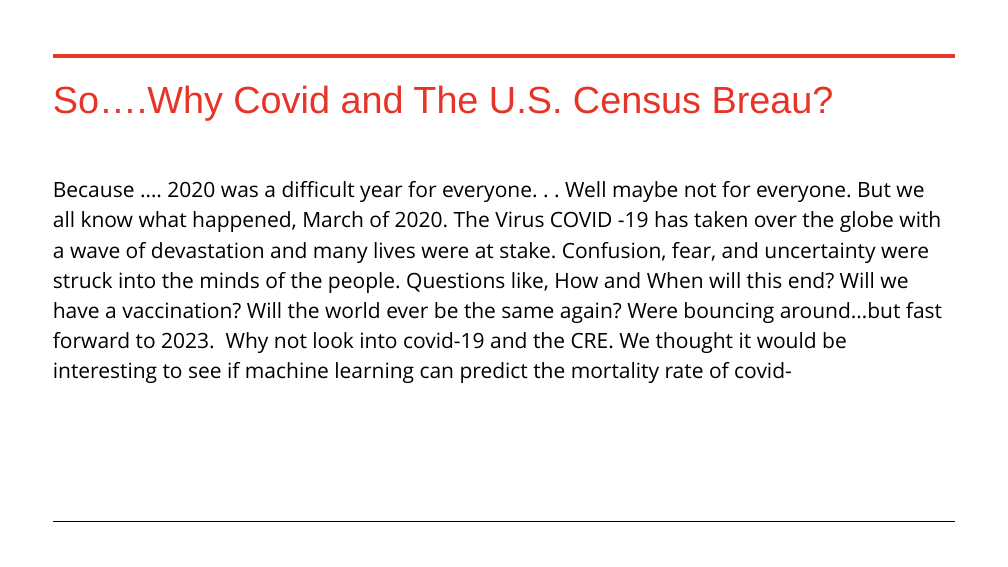
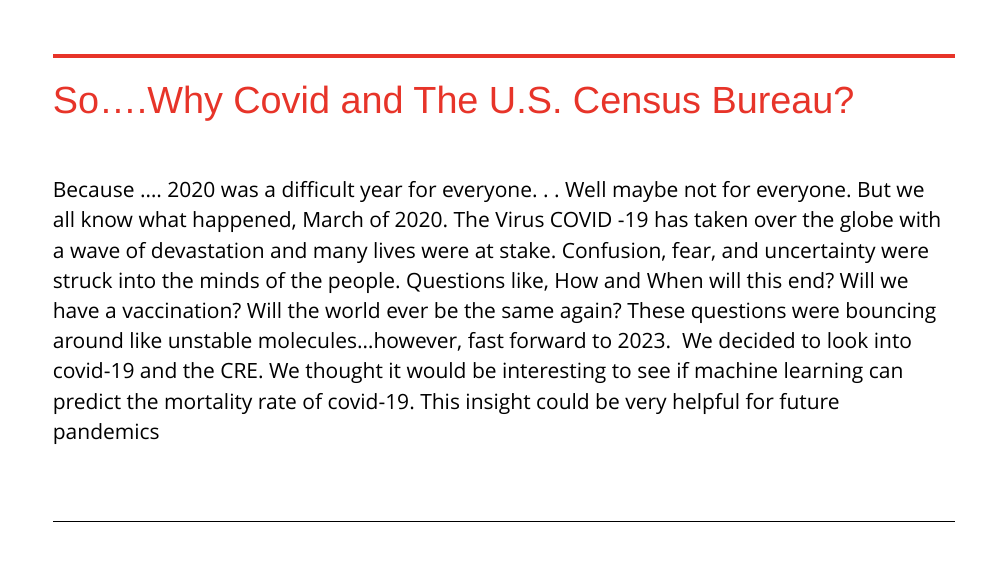
Before and after one commit to raksnotes/Final-Capstone-, a slide deck: slide 3 of FinalCapstonePP.pptx (slide 2 before the commit). Drawn at 1008x567 pixels with LibreOffice and Linux fonts; fonts in the diff are those of the drawing. Boxes give left, top, right and bottom in pixels: in the first picture for what was removed or moved away, otherwise in the second. Text is boxed around its words. In the diff, an @@ line names an element or a change of style, - is before the commit and + after.

```diff
--- a/FinalCapstonePP.pptx
+++ b/FinalCapstonePP.pptx
@@ title at (x1=53, y1=85, x2=855, y2=120): text changed @@
-So….Why Covid and The U.S. Census Breau?
+So….Why Covid and The U.S. Census Bureau?
@@ text at (x1=53, y1=181, x2=941, y2=444): text changed @@
-Because …. 2020 was a difficult year for everyone. . . Well maybe not for everyone. But we all know what happened, March of 2020. The Virus COVID -19 has taken over the globe with a wave of devastation and many lives were at stake. Confusion, fear, and uncertainty were struck into the minds of the people. Questions like, How and When will this end? Will we have a vaccination? Will the world ever be the same again? Were bouncing around…but fast forward to 2023. Why not look into covid-19 and the CRE. We thought it would be interesting to see if machine learning can predict the mortality rate of covid-
+Because …. 2020 was a difficult year for everyone. . . Well maybe not for everyone. But we all know what happened, March of 2020. The Virus COVID -19 has taken over the globe with a wave of devastation and many lives were at stake. Confusion, fear, and uncertainty were struck into the minds of the people. Questions like, How and When will this end? Will we have a vaccination? Will the world ever be the same again? These questions were bouncing around like unstable molecules…however, fast forward to 2023. We decided to look into covid-19 and the CRE. We thought it would be interesting to see if machine learning can predict the mortality rate of covid-19. This insight could be very helpful for future pandemics
```
Also in this commit, not shown: 7 other slides changed, 5 slides added, 2 slides removed, 9 other files.
